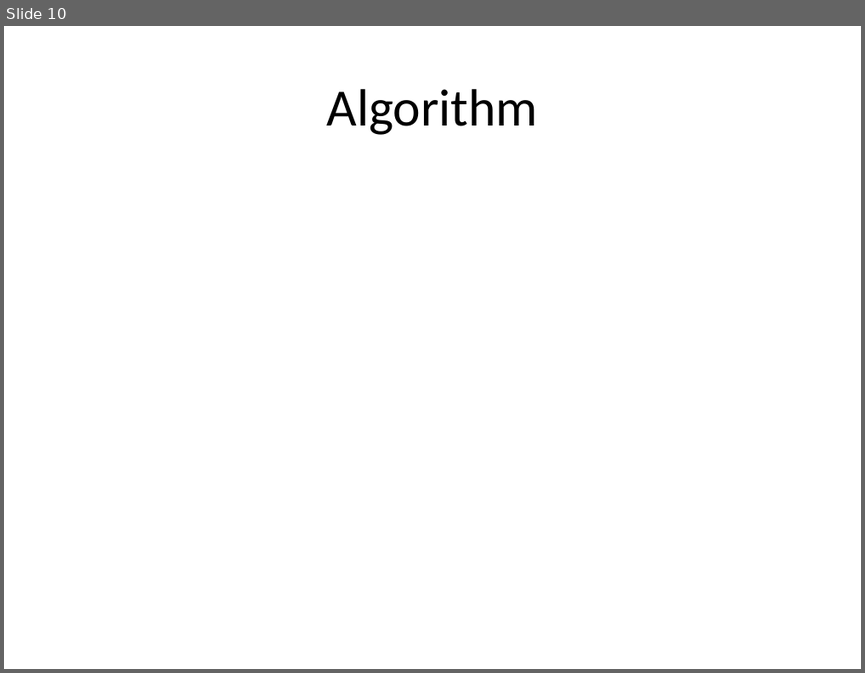
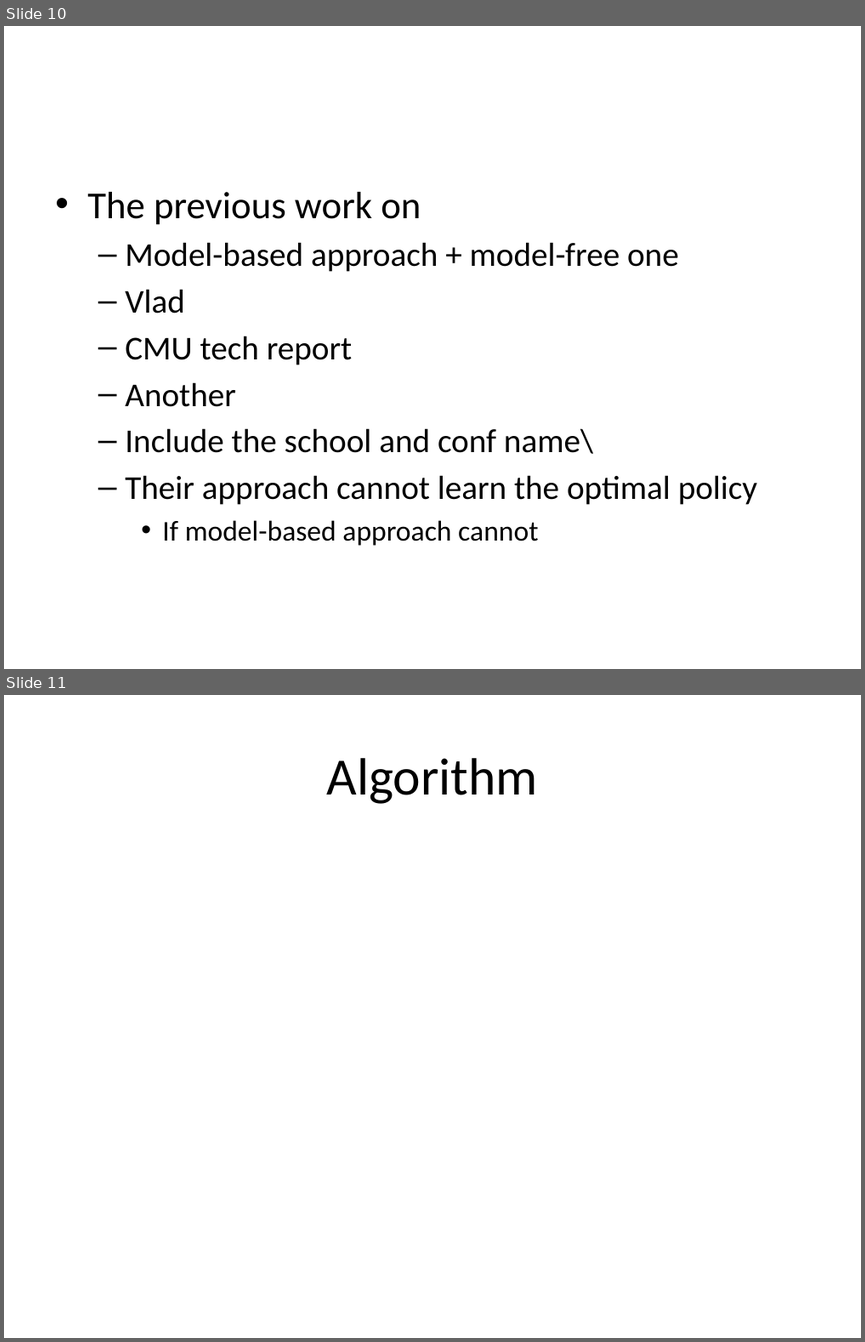
Before and after one commit to lono175/Thesis, a slide deck: OptimalPlanning.pptx. Shown one above the other, each under a label of ours: slide 10 before the commit, slides 10 and 11 after it. The pictures are 865x673 and 865x1342 pixels, drawn with LibreOffice and Linux fonts; fonts in the diff are those of the drawing. Boxes give left, top, right and bottom in pixels: in the first picture for what was removed or moved away, otherwise in the second. Text is boxed around its words. In the diff, an @@ line names an element or a change of style, - is before the commit and + after.

```diff
--- a/OptimalPlanning.pptx
+++ b/OptimalPlanning.pptx
@@ slide 10 added at <box>4,26,861,669</box>, background #FFFFFF @@
@@ text added at <box>87,192,757,545</box>, 28 pt, text #000000 @@
+• The previous work on
+  – Model-based approach + model-free one
+  – Vlad
+  – CMU tech report
+  – Another
+  – Include the school and conf name\
+  – Their approach cannot learn the optimal policy
+    • If model-based approach cannot
@@ what was slide 10 is now slide 11 @@
```
Also in this commit, not shown: 1 slide changed, 4 other slides added.
